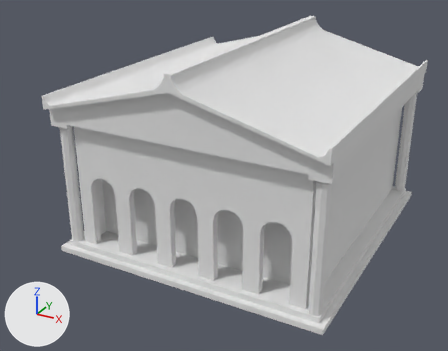
Renders of the Blender file Modelli_Finali/Est/StazioneDelizia.blend from each side of a commit.
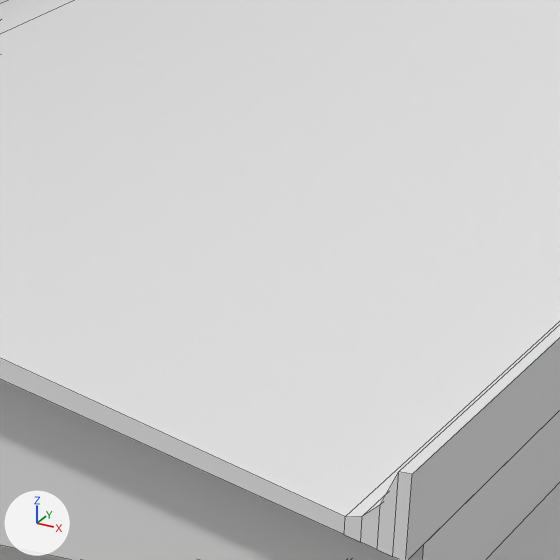
The first picture shows the older version from a 50 mm lens placed at (8.67, -17.81, 10.45), pointed at (-0.69, -0.78, 1.93). The close-ups show both versions on the part from 56% to 80% of the width and 16% to 47% of the height of that picture; other places that the commit changed are outside them. Lighting does not change. The marker at lower left points along +X, +Y and +Z. The close-ups show mesh edges as thin lines.

Names of what the first close-up shows: 'DeliziaPoeta_Stazione'.
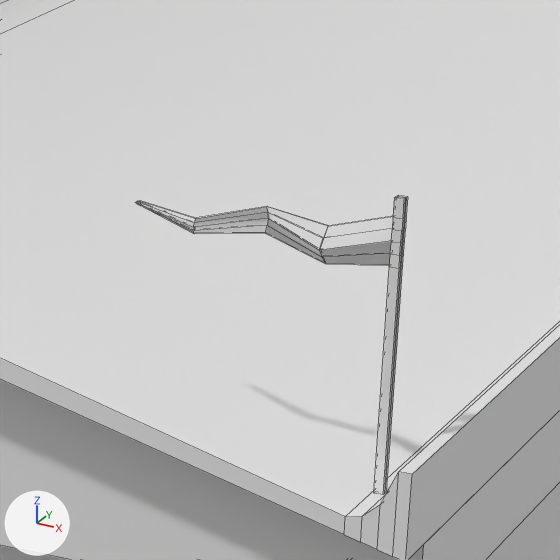
Where the newer file only moved an object's origin or applied its transform, the numbers keep the older frame.

Boxes [x1, y1, x2, y2] around the edits, measured in the close-ups (560 x 560 px):
'Bandiere', added
    after: [136, 195, 408, 494]

Patch to the scene script:
```diff
--- a/Modelli_Finali/Est/StazioneDelizia.blend.py
+++ b/Modelli_Finali/Est/StazioneDelizia.blend.py
@@ me_plane_003 @@
+me_plane_003.from_pydata(...)  # 192 vertices, 188 faces; spans x -1.28..8.38, y -0.1..0.06, z 0.0..1.4
+me_plane_003.polygons.foreach_set('use_smooth', [True] * 188)
@@ ob_bandiere @@
+ob_bandiere = bpy.data.objects.new('Bandiere', me_plane_003)
+ob_bandiere.location = (-4.181, -4.664, 5.046)
```
